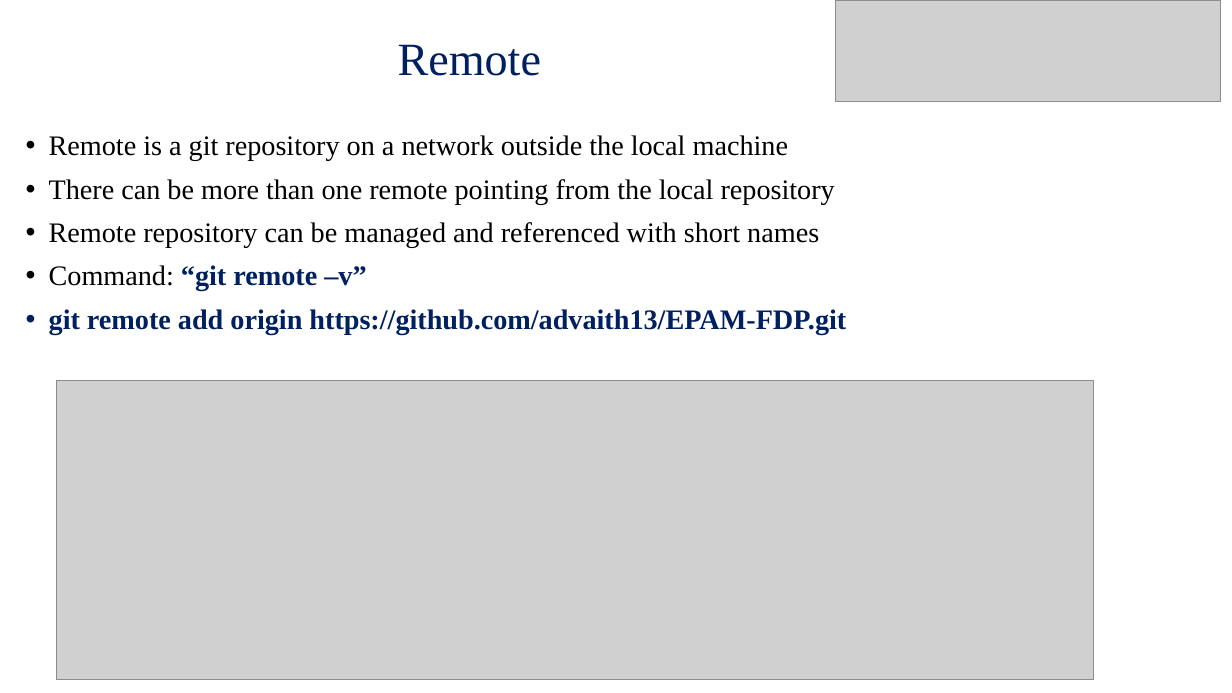
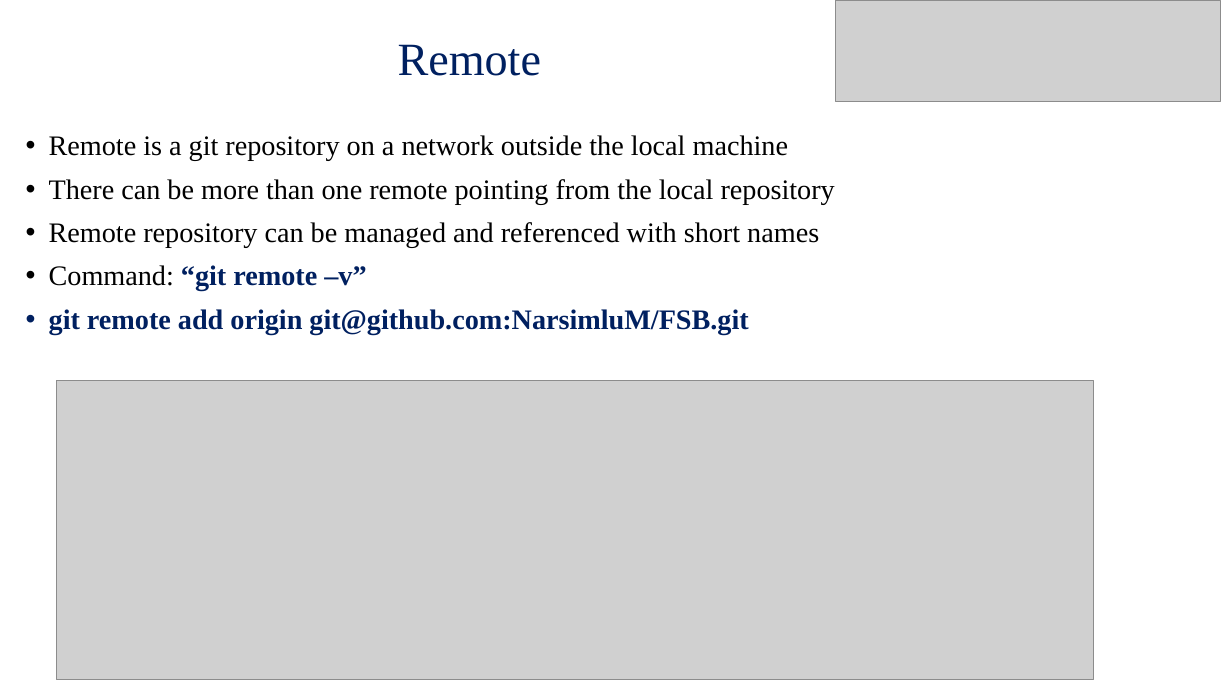
Before and after one commit to NarsimluM/FSB, a slide deck: slide 16 of GIT-HUB_FSB.ppt. Drawn at 1232x693 pixels with LibreOffice and Linux fonts; fonts in the diff are those of the drawing; grey boxes stand for pictures; background and template pictures are left out. Boxes give left, top, right and bottom in pixels: in the first picture for what was removed or moved away, otherwise in the second. Text is boxed around its words. In the diff, an @@ line names an element or a change of style, - is before the commit and + after.

```diff
--- a/GIT-HUB_FSB.ppt
+++ b/GIT-HUB_FSB.ppt
@@ text at [49,309,748,334]: text changed @@
-• git remote add origin https://github.com/advaith13/EPAM-FDP.git
+• git remote add origin git@github.com:NarsimluM/FSB.git
```
Also in this commit, not shown: 1 other slide changed, 1 slide added, 3 other files.
